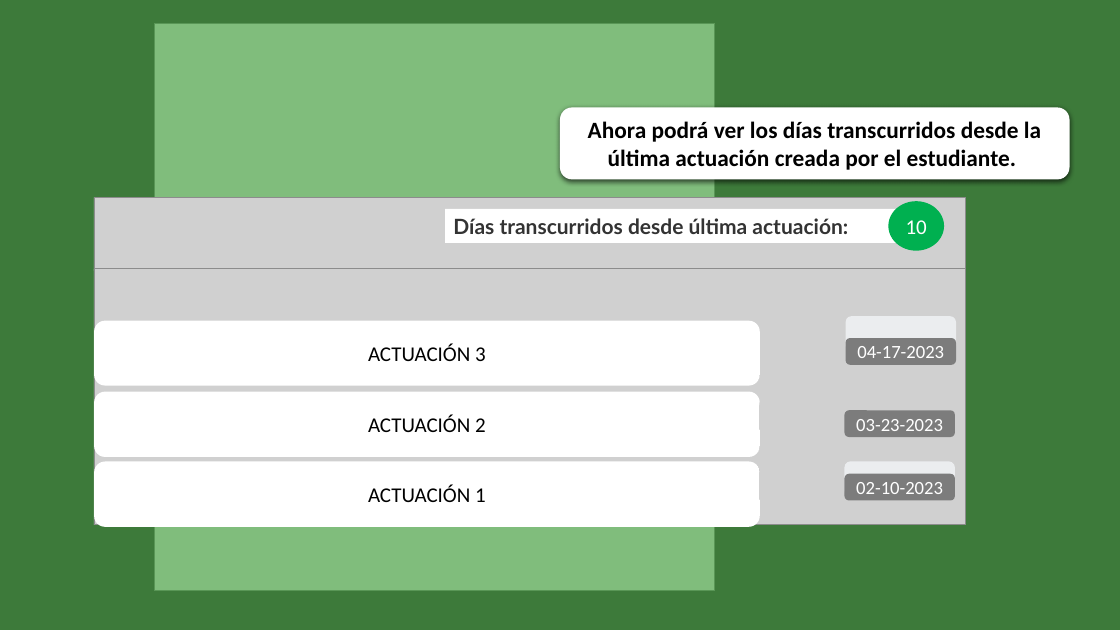
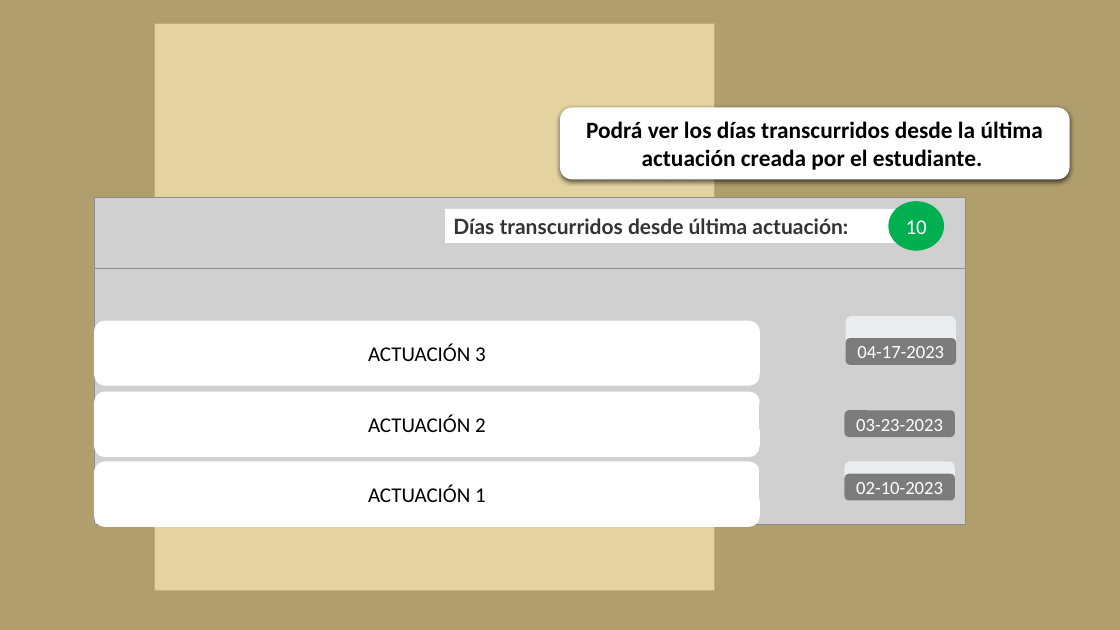
Before and after one commit to dariofa99/iuris, a slide deck: slide 3 of public/dist/img/update/Presentación1.pptx (slide 2 before the commit). Drawn at 1120x630 pixels with LibreOffice and Linux fonts; fonts in the diff are those of the drawing; grey boxes stand for pictures. Boxes give left, top, right and bottom in pixels: in the first picture for what was removed or moved away, otherwise in the second. Text is boxed around its words. In the diff, an @@ line names an element or a change of style, - is before the commit and + after.

```diff
--- a/public/dist/img/update/Presentación1.pptx
+++ b/public/dist/img/update/Presentación1.pptx
@@ background #595959 to #595959 at 84% opacity @@
@@ rectangle at <box>0,0,1120,630</box>: fill #1AA513 at 44% opacity to #FFD966 at 44% opacity @@
@@ text in rounded rectangle at <box>586,121,1043,170</box>: text changed @@
-Ahora podrá ver los días transcurridos desde la última actuación creada por el estudiante.
+Podrá ver los días transcurridos desde la última actuación creada por el estudiante.
```
Also in this commit, not shown: 1 other slide changed, 1 slide added, 13 other files.
